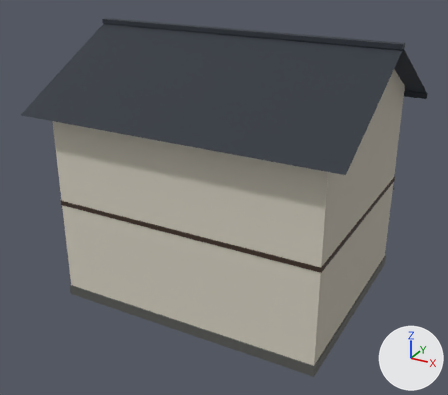
The FBX model Assets/Art/Models/Buildings/House_C.fbx: old version first, new version second.
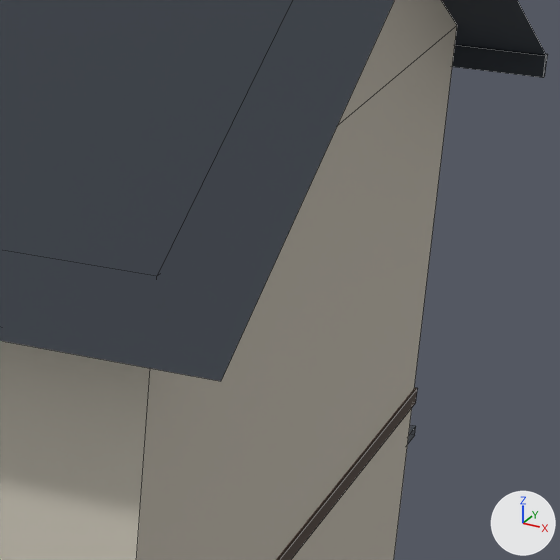
Old and new are each drawn whole from a 50 mm lens placed at (7.72, -17.82, 10.0), pointed at (-0.17, -3.48, 2.83) and again close up on the part from 65% to 96% of the width and 20% to 56% of the height. Lighting does not change. The marker at lower right points along +X, +Y and +Z. The first two pictures are the older version. The close-ups show mesh edges as thin lines. Where no turn or scale is listed for an object, it has been applied to the vertices. Vertices at exactly the same position are counted once.

The first close-up shows 'Belt.002', 'Body.002', 'Gables.002', 'Roof.002' and 1 more.
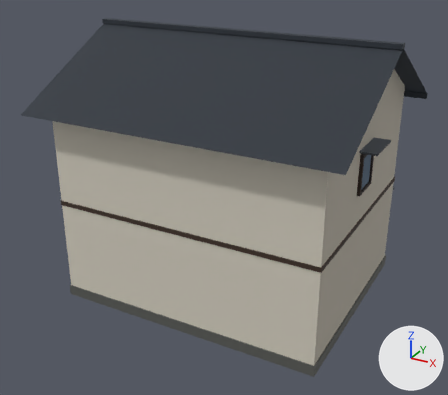
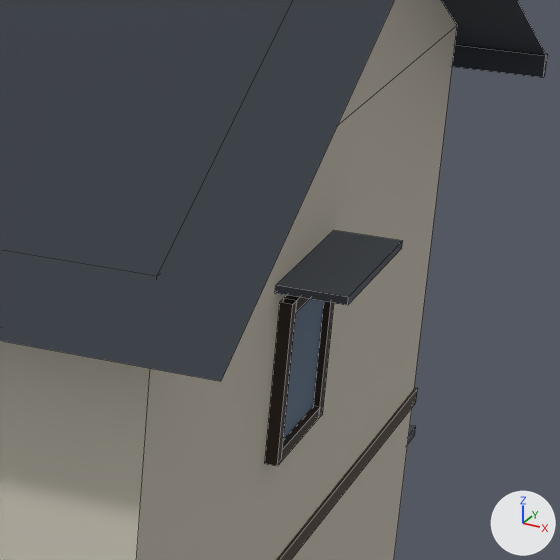
The change in detail:
me_hoods_002 is used by ob_hoods_002; location (0.0, 0.0, 0.0).
me_hoods_002 had 8 vertices, 6 faces and spanned x 1.05..2.75, y 0.0..0.44, z 4.97..5.03.
me_hoods_002 now has 24 vertices, 18 faces and spans x -4.24..4.24, y -4.01..0.44, z 4.97..5.08.
me_hoods_002 part 1: a new loose piece, a box spanning x 3.8..4.24, y -4.01..-2.81, z 5.025..5.075, in mat_km_palettemat (picture img_km_palette_png).
Other edits to the shape of me_hoods_002 do not show in these pictures.
me_winframe_002 is used by ob_winframe_002; location (0.0, 0.0, 0.0).
me_winframe_002 had 112 vertices, 102 faces and spanned x -2.98..2.7, y 0.0..0.2, z 0.77..5.06.
me_winframe_002 now has 160 vertices, 150 faces and spans x -3.88..3.88, y -3.89..0.2, z 0.77..5.06.
me_winframe_002 part 2: a new loose piece of 24 vertices spanning x 3.8..3.88, y -3.89..-2.93, z 3.87..4.93, in mat_km_palettemat (picture img_km_palette_png).
Other edits to the shape of me_winframe_002 do not show in these pictures.
me_glass_002 is used by ob_glass_002; location (0.0, 0.0, 0.0).
me_glass_002 had 24 vertices, 18 faces and spanned x -2.91..3.35, y 0.02..0.15, z 0.35..4.99.
me_glass_002 now has 40 vertices, 30 faces and spans x -3.83..3.84, y -3.82..0.15, z 0.35..4.99.
me_glass_002 part 3: a new loose piece, a box spanning x 3.825..3.835, y -3.82..-3.0, z 3.94..4.86, in mat_km_palettemat (picture img_km_palette_png).
Other edits to the shape of me_glass_002 do not show in these pictures.

Boxes (x1, y1, x2, y2) around the edits, measured in the close-ups (560 x 560 px):
'Hoods.002', reshaped (not visible before): after (275, 230, 403, 305)
'WinFrame.002', reshaped (not visible before): after (265, 295, 334, 466)
'Glass.002', reshaped (not visible before): after (283, 299, 324, 439)
